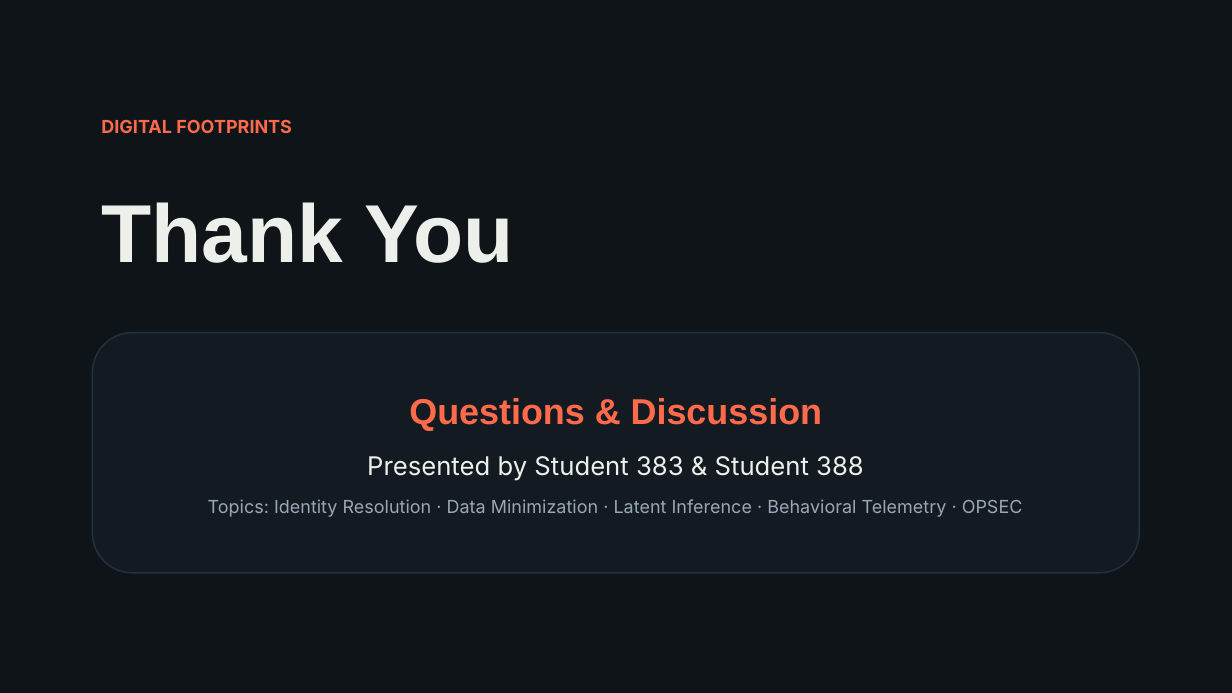
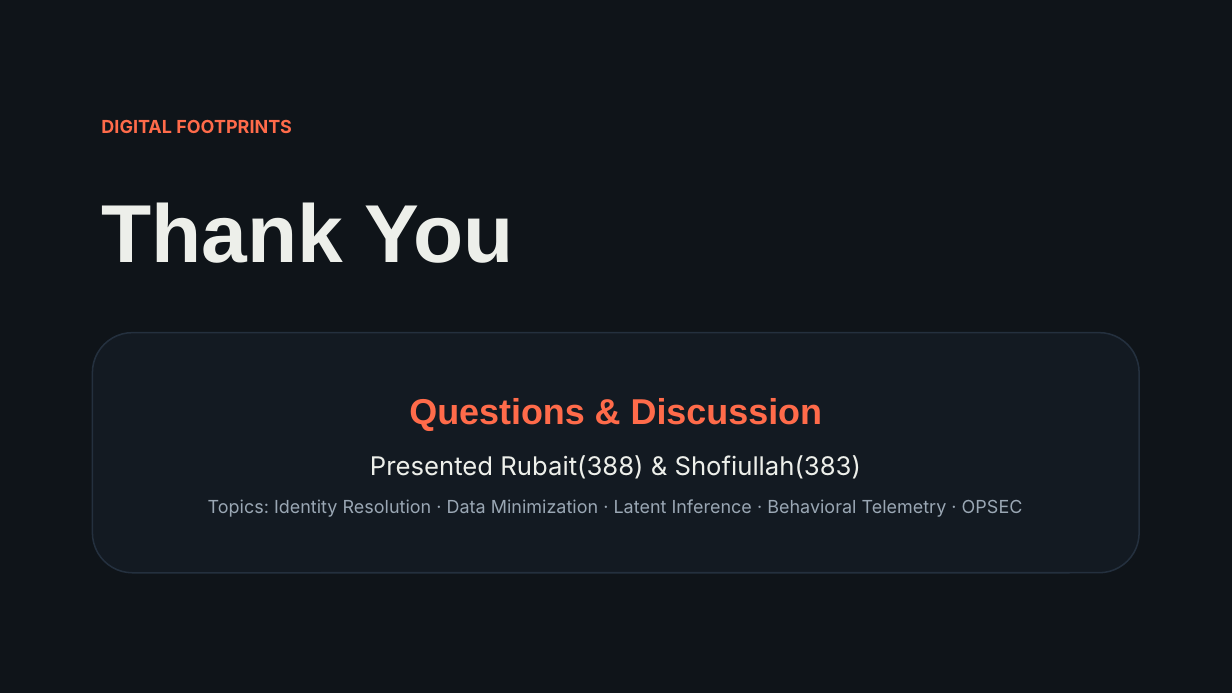
Before and after one commit to snowfox-rubait/englishPresentation, a slide deck: slide 9 of digitalFootprint/383 & 388.pptx (slide 11 before the commit). Drawn at 1232x693 pixels with LibreOffice and Linux fonts; fonts in the diff are those of the drawing. Boxes give left, top, right and bottom in pixels: in the first picture for what was removed or moved away, otherwise in the second. Text is boxed around its words. In the diff, an @@ line names an element or a change of style, - is before the commit and + after.

```diff
--- a/digitalFootprint/383 & 388.pptx
+++ b/digitalFootprint/383 & 388.pptx
@@ rounded rectangle "Questions & Discussion" at [92, 333, 1140, 573]: outline #24303E 1.2 pt to #24303E 1.19 pt; proportions changed @@
@@ text in rounded rectangle at [370, 455, 861, 479]: text changed @@
-Presented by Student 383 & Student 388
+Presented Rubait(388) & Shofiullah(383)
```
Also in this commit, not shown: 6 other slides changed, 2 slides added, 4 slides removed, 6 other files.
